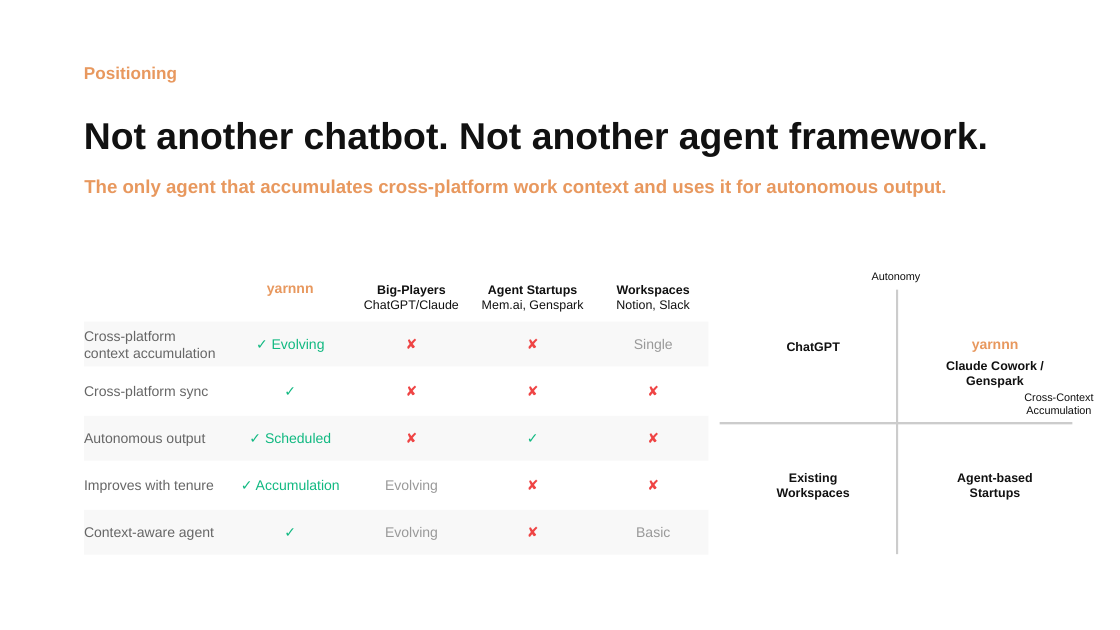
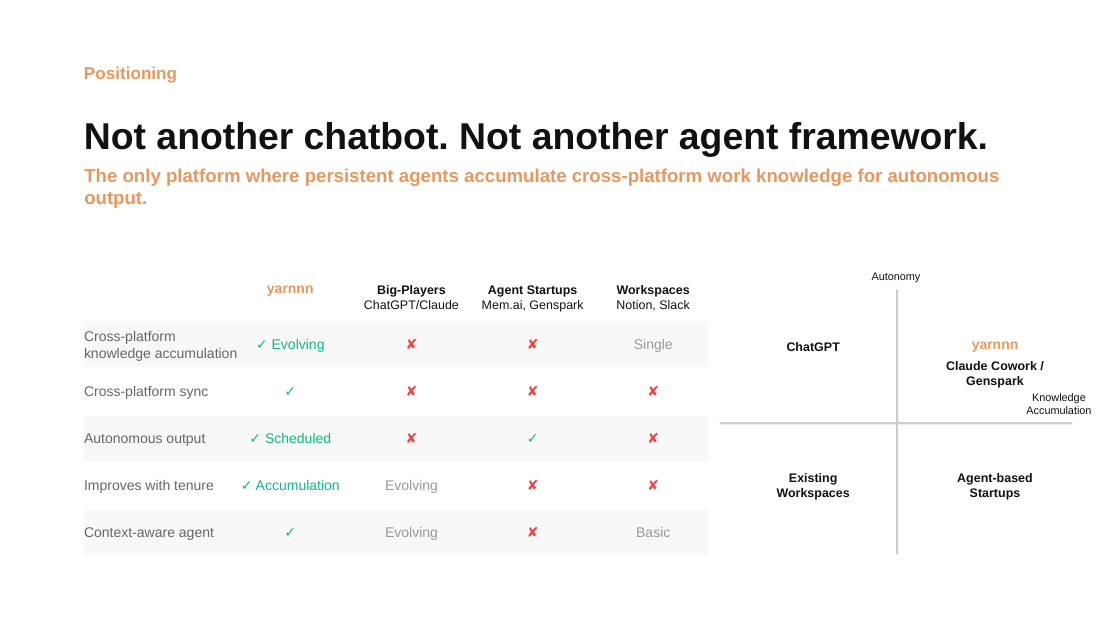
Before and after one commit to Kvkthecreator/yarnnnn, a slide deck: slide 11 of docs/working_docs/investors/IR Deck - yarnnn - March 2026.pptx (slide 12 before the commit). Drawn at 1120x630 pixels with LibreOffice and Linux fonts; fonts in the diff are those of the drawing. Boxes give left, top, right and bottom in pixels: in the first picture for what was removed or moved away, otherwise in the second. Text is boxed around its words. In the diff, an @@ line names an element or a change of style, - is before the commit and + after.

```diff
--- a/docs/working_docs/investors/IR Deck - yarnnn - March 2026.pptx
+++ b/docs/working_docs/investors/IR Deck - yarnnn - March 2026.pptx
@@ text at [84,168,1000,208]: text changed @@
-The only agent that accumulates cross-platform work context and uses it for autonomous output.
+The only platform where persistent agents accumulate cross-platform work knowledge for autonomous output.
@@ text at [84,331,238,361]: text changed @@
-Cross-platform
-context accumulation
+Cross-platform
+knowledge accumulation
@@ text at [1032,393,1086,404]: text changed @@
-Cross-Context
+Knowledge
```
Also in this commit, not shown: 12 other slides changed, 1 slide added, 1 slide removed, 7 other files.
